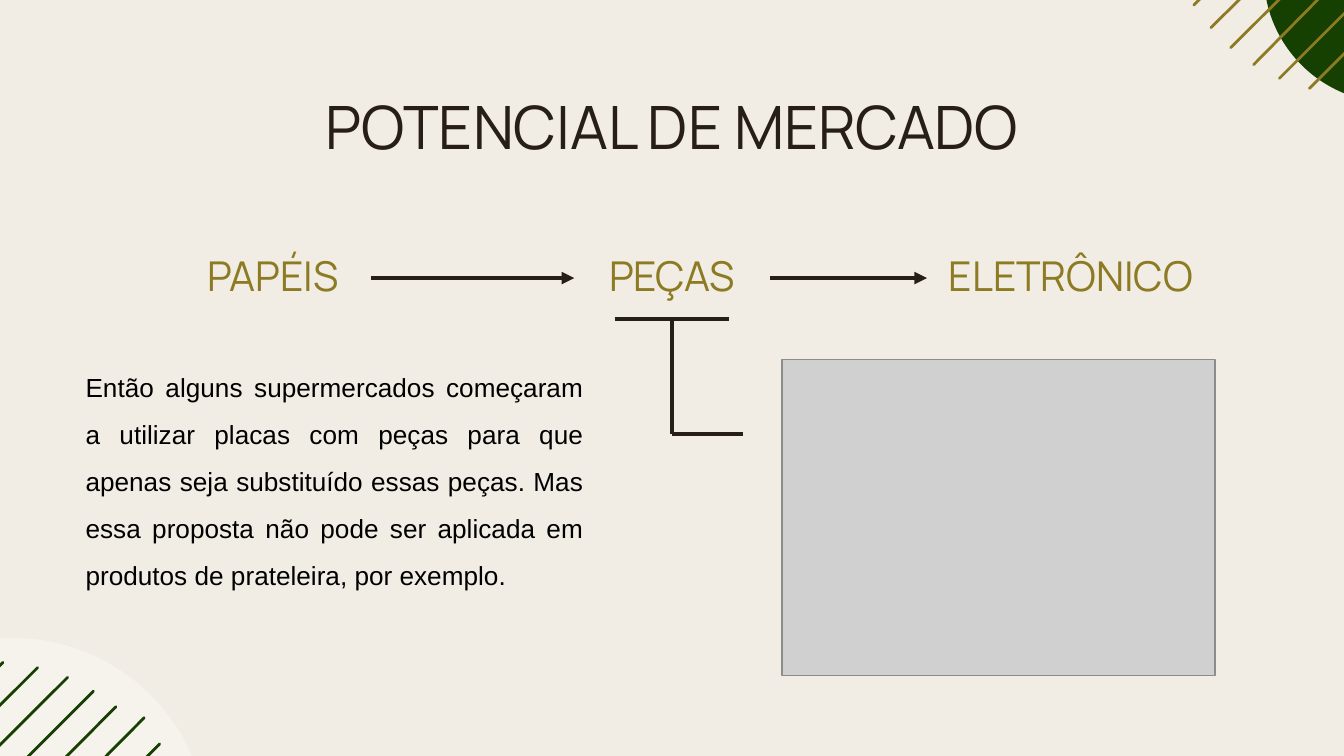
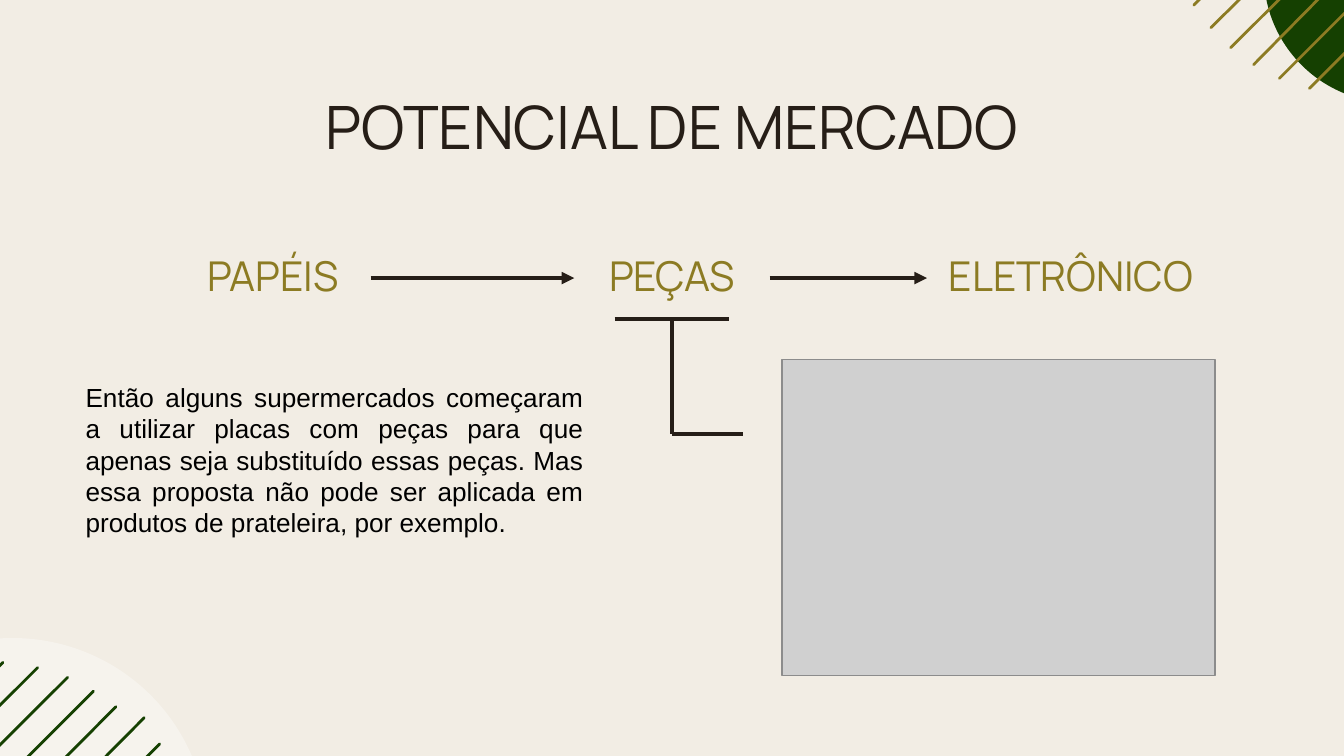
Before and after one commit to rafaellabastos/challenge-pitch-qa, a slide deck: slide 20 of Pitch-SavvyFix.pptx. Drawn at 1344x756 pixels with LibreOffice and Linux fonts; fonts in the diff are those of the drawing; grey boxes stand for pictures. Boxes give left, top, right and bottom in pixels: in the first picture for what was removed or moved away, otherwise in the second. Text is boxed around its words. In the diff, an @@ line names an element or a change of style, - is before the commit and + after.

```diff
--- a/Pitch-SavvyFix.pptx
+++ b/Pitch-SavvyFix.pptx
@@ text "Então alguns supermercados começaram a ..." moved from (x1=86, y1=378, x2=583, y2=591) to (x1=86, y1=388, x2=583, y2=538) @@
@@ text "Então alguns supermercados começaram a ..." at (x1=86, y1=388, x2=583, y2=538): line spacing 1.5 to 1 @@
```
Also in this commit, not shown: 8 other slides changed.
